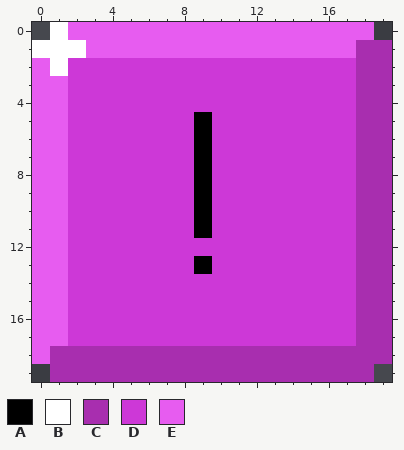
Two versions of one pixel-art sprite, assets/I.png. Above: the version before the commit.
The file is 20x20 pixels.
Palette (. is transparent): A #000000  B #ffffff  C #a82eaf  D #cd38d7  E #e75cf0
Pixels before, first column x 0:
 0 .BEEEEEEEEEEEEEEEEE.
 1 BBBEEEEEEEEEEEEEEECC
 2 EBDDDDDDDDDDDDDDDDCC
 3 EEDDDDDDDDDDDDDDDDCC
 4 EEDDDDDDDDDDDDDDDDCC
 5 EEDDDDDDDADDDDDDDDCC
 6 EEDDDDDDDADDDDDDDDCC
 7 EEDDDDDDDADDDDDDDDCC
 8 EEDDDDDDDADDDDDDDDCC
 9 EEDDDDDDDADDDDDDDDCC
10 EEDDDDDDDADDDDDDDDCC
11 EEDDDDDDDADDDDDDDDCC
12 EEDDDDDDDDDDDDDDDDCC
13 EEDDDDDDDADDDDDDDDCC
14 EEDDDDDDDDDDDDDDDDCC
15 EEDDDDDDDDDDDDDDDDCC
16 EEDDDDDDDDDDDDDDDDCC
17 EEDDDDDDDDDDDDDDDDCC
18 ECCCCCCCCCCCCCCCCCCC
19 .CCCCCCCCCCCCCCCCCC.
After the commit:
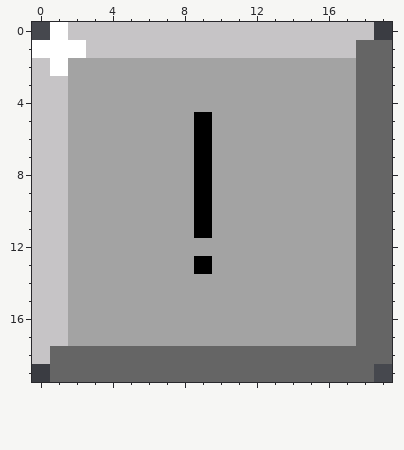
Edits made:
colour C: #a82eaf -> #656565
colour D: #cd38d7 -> #a3a3a3
colour E: #e75cf0 -> #c6c4c6
Boxes around the changes in both pictures, in picture pixels (x1, y1, x2, y2):
changed: (32, 22, 392, 382)
